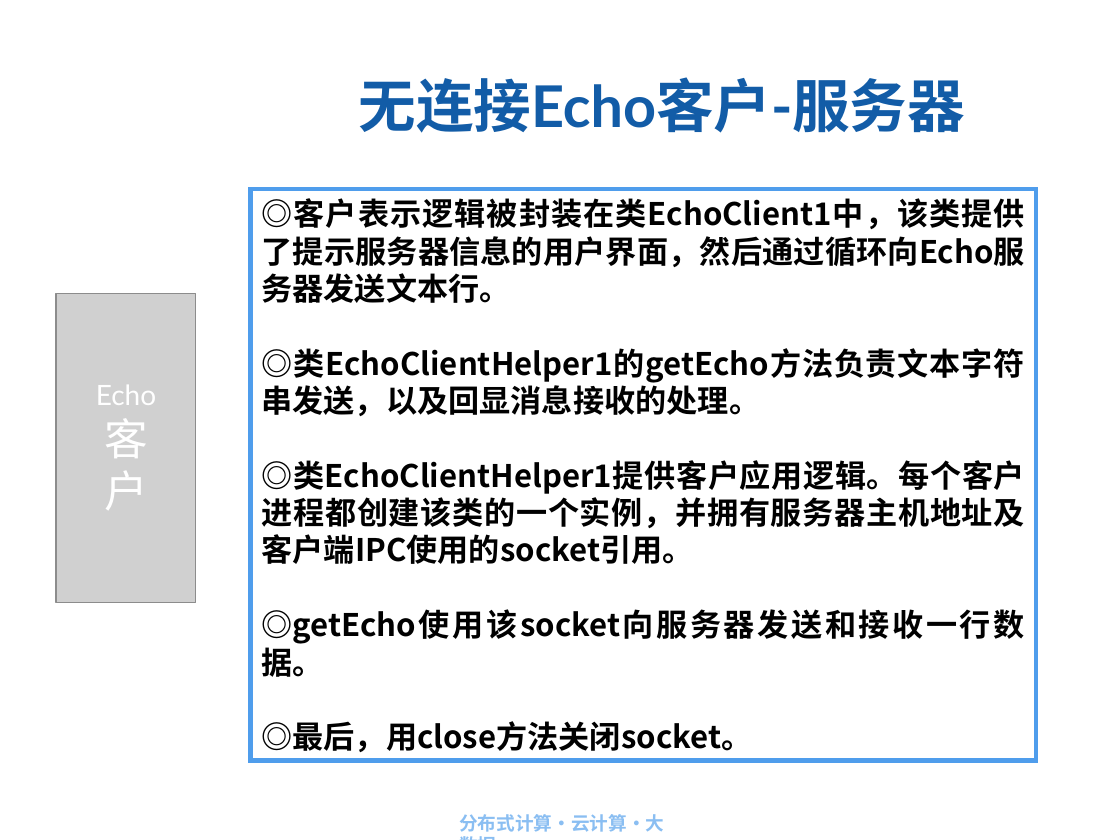
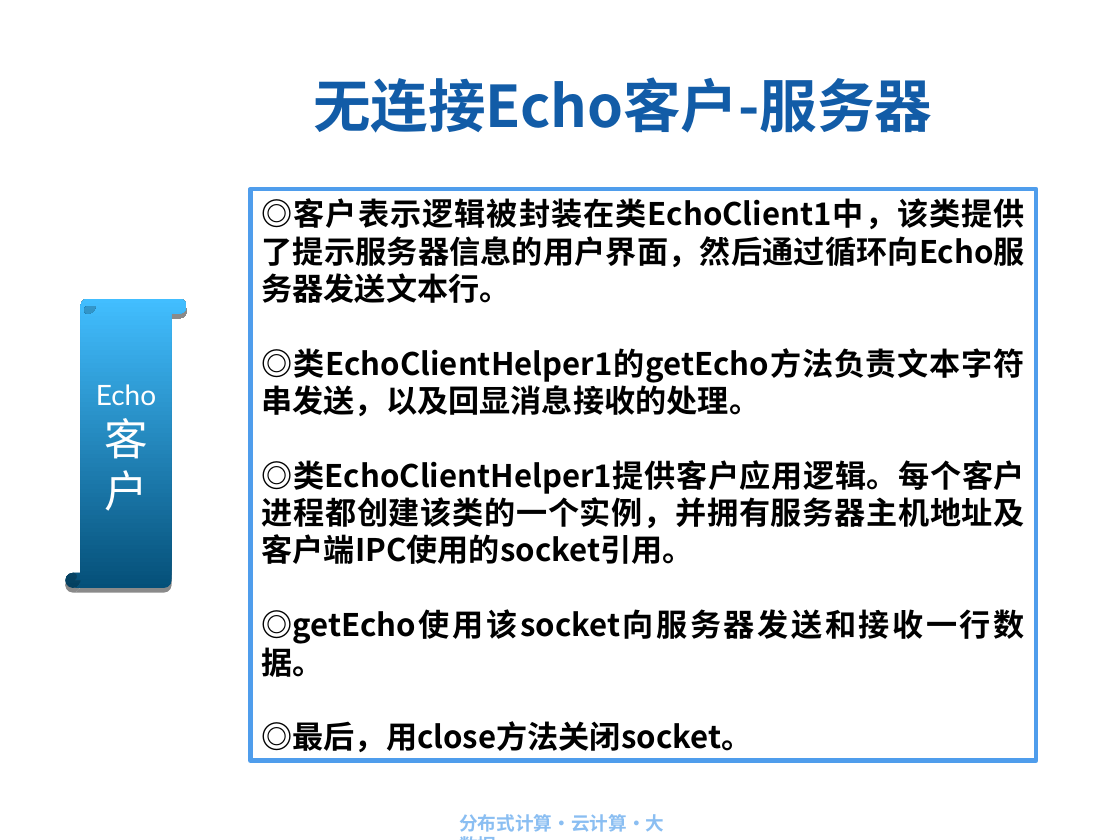
Before and after one commit to IACJ/java-DistributedComputing, a slide deck: slide 32 of ppt/第3章 Socket编程与客户服务器应用开发.ppt. Drawn at 1120x840 pixels with LibreOffice and Linux fonts; fonts in the diff are those of the drawing; grey boxes stand for pictures; background and template pictures are left out. Boxes give left, top, right and bottom in pixels: in the first picture for what was removed or moved away, otherwise in the second. Text is boxed around its words. In the diff, an @@ line names an element or a change of style, - is before the commit and + after.

```diff
--- a/ppt/第3章 Socket编程与客户服务器应用开发.ppt
+++ b/ppt/第3章 Socket编程与客户服务器应用开发.ppt
@@ title "无连接Echo客户-服务器" at (x1=313, y1=77, x2=932, y2=133): font Lato to Noto Sans CJK SC @@
@@ picture removed at (x1=56, y1=293, x2=196, y2=603) @@
@@ vertical scroll "Echo客户" resized from (x1=81, y1=314, x2=171, y2=580) to (x1=65, y1=299, x2=186, y2=588) @@
@@ vertical scroll "Echo客户" at (x1=65, y1=299, x2=186, y2=588): fill none to gradient #055079 to #42BEFF; shadow on @@
```
Also in this commit, not shown: 35 other slides changed, 46 other files.
